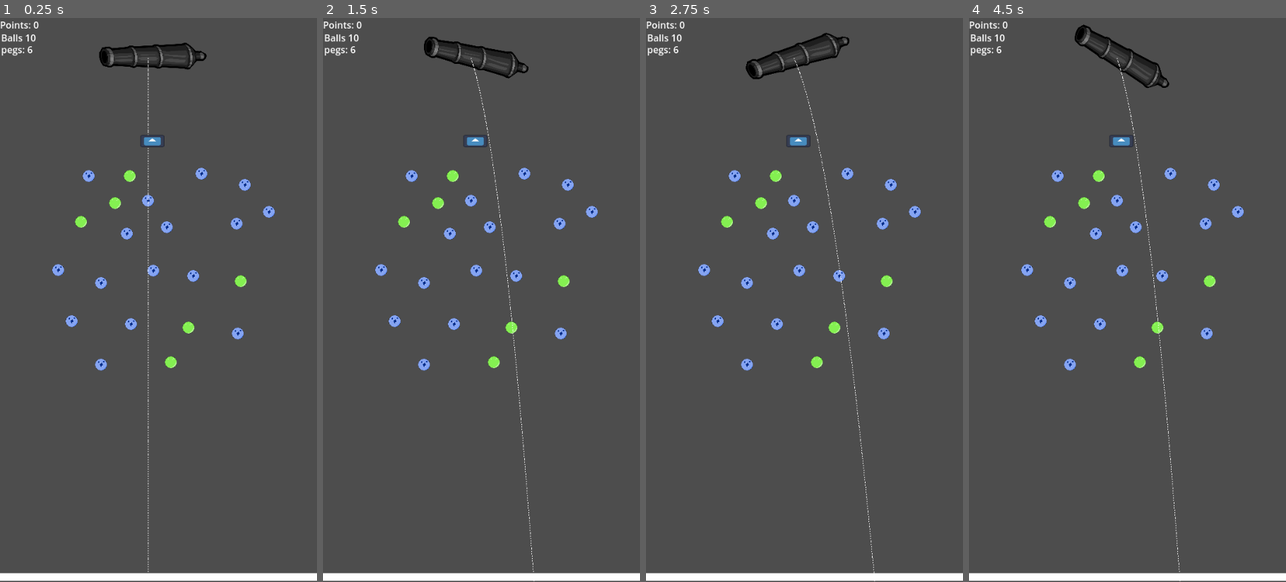
Above: before the commit, frames 1-4 (left to right).
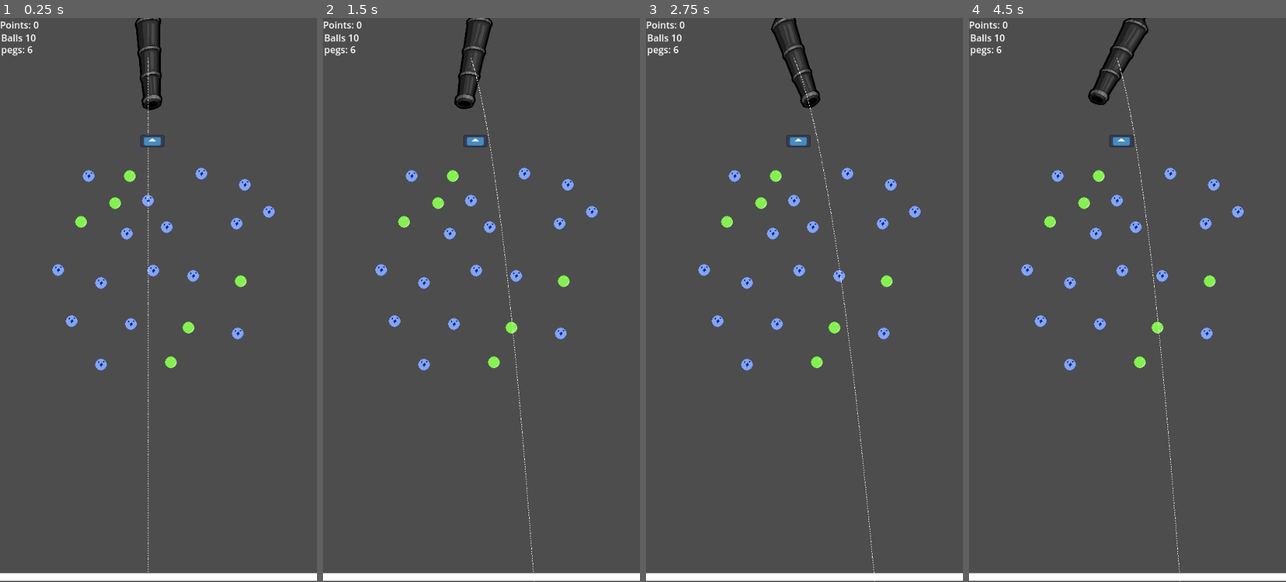
Above: after the commit, the same moments.

Repository: teachermanjeff/physics2025
Game: Godot game, scene res://playtest.tscn
The game is run twice, just before and just after one commit, with the same random seed, the same clock (stepped at 60 frames per second) and the same inputs. The project has no main scene, so this scene is started directly. The engine's default icon, where the game draws it, is replaced by a stand-in: a white triangle on a blue panel in a dark square.
Inputs (mouse positions are in pixels of both pictures, inside the frame that each line leads up to):
- Up to frame 1 (0.25 s): no input
- Up to frame 2 (1.5 s): tap Enter at 0.5 s; move the mouse to (551, 271) at 0.52 s; hold D (right) 0.53-1.28 s; move the mouse to (418, 328) at 1.27 s; hold A (left) from 1.28 s (still down)
- Up to frame 3 (2.75 s): move the mouse to (836, 175) at 2.02 s; release A (left) at 2.03 s; hold D (right) from 2.03 s (still down)
- Up to frame 4 (4.5 s): move the mouse to (1111, 412) at 2.77 s; move the mouse to (1222, 384) at 3.52 s; release D (right) at 3.53 s; hold A (left) from 3.53 s (still down); move the mouse to (1032, 215) at 4.27 s

The runs differ from the first frame. In frame 1, 1.5% of the frame differs, in the area x 31-66%, y 0-17%; in frame 2, 1.5%; in frame 3, 1.5%; in frame 4, 1.6%, in the area x 33-64%, y 0-16%.

Commit message:
fixed the cannon

Diff:
--- a/bouncegame/cannon.tscn
+++ b/bouncegame/cannon.tscn
@@ -8,6 +8,6 @@
 
 [node name="Sprite2D" type="Sprite2D" parent="."]
 position = Vector2(-1, -2.5)
-rotation = 2.13454
+rotation = 0.523599
 scale = Vector2(0.234375, 0.210938)
 texture = ExtResource("2_23j6s")
